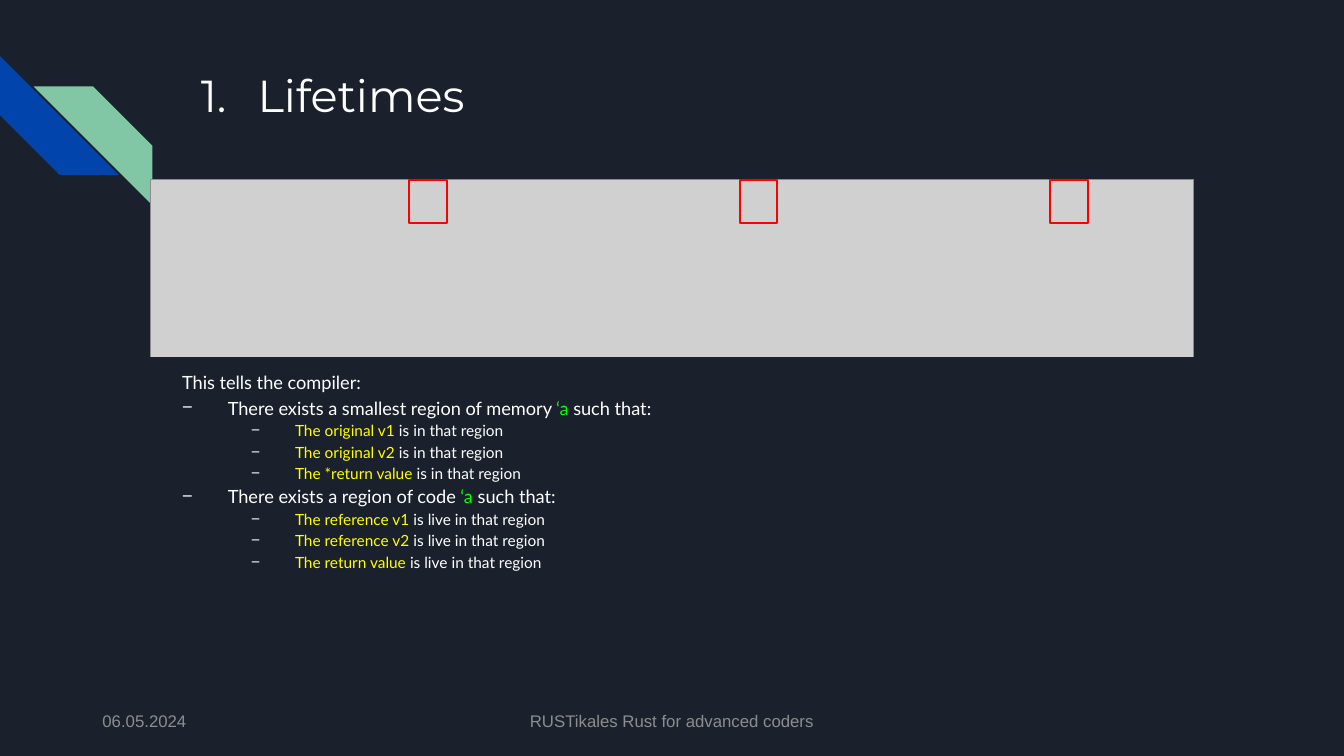
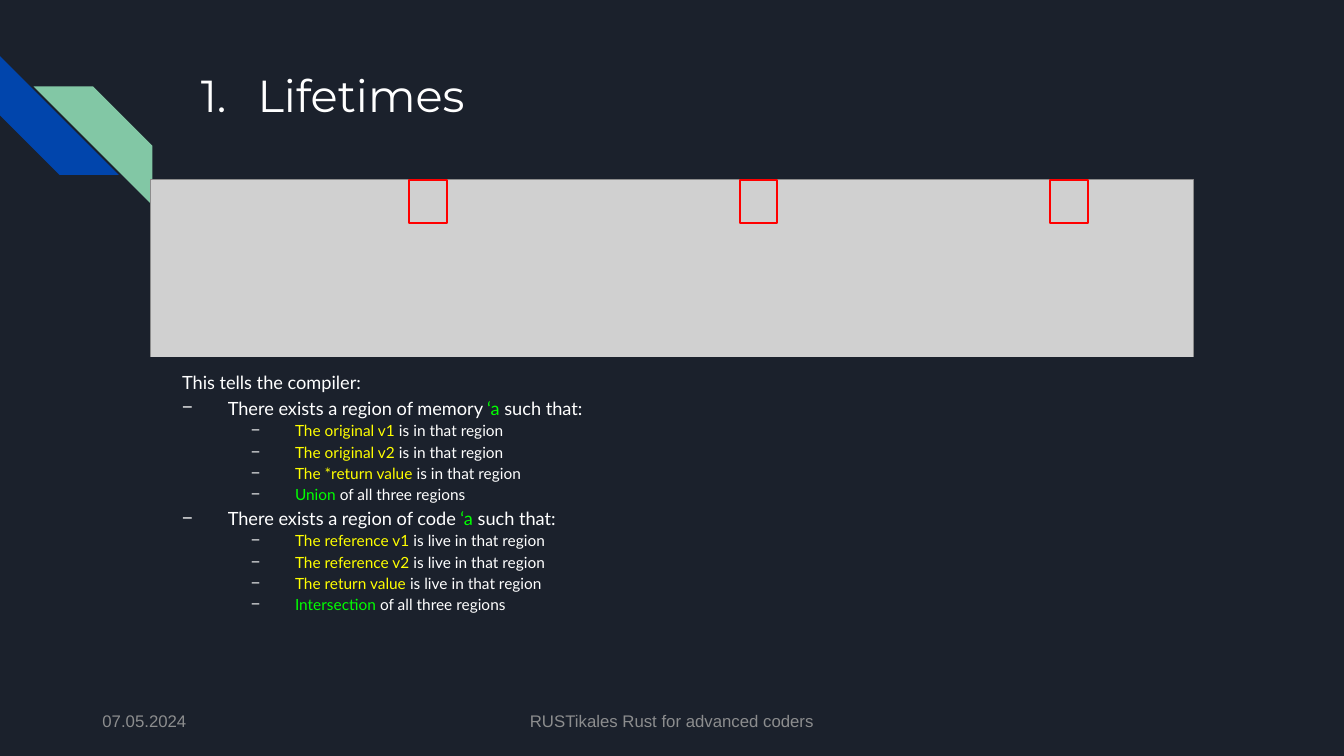
Before and after one commit to pfhaupt/progkurs, a slide deck: slide 82 of rust-advanced/02 - Lifetimes/02 - original.pptx (slide 78 before the commit). Drawn at 1344x756 pixels with LibreOffice and Linux fonts; fonts in the diff are those of the drawing; grey boxes stand for pictures. Boxes give left, top, right and bottom in pixels: in the first picture for what was removed or moved away, otherwise in the second. Text is boxed around its words. In the diff, an @@ line names an element or a change of style, - is before the commit and + after.

```diff
--- a/rust-advanced/02 - Lifetimes/02 - original.pptx
+++ b/rust-advanced/02 - Lifetimes/02 - original.pptx
@@ text at (228, 401, 556, 525): text changed @@
-− There exists a smallest region of memory ‘a such that:
+− There exists a region of memory ‘a such that:
@@ text at (295, 488, 465, 503): paragraph added @@
+  − Union of all three regions
@@ text at (295, 598, 505, 613): paragraph added @@
+  − Intersection of all three regions
@@ text at (102, 715, 186, 727): text changed @@
-06.05.2024
+07.05.2024
```
Also in this commit, not shown: 128 other slides changed, 9 slides added, 1 other file.
